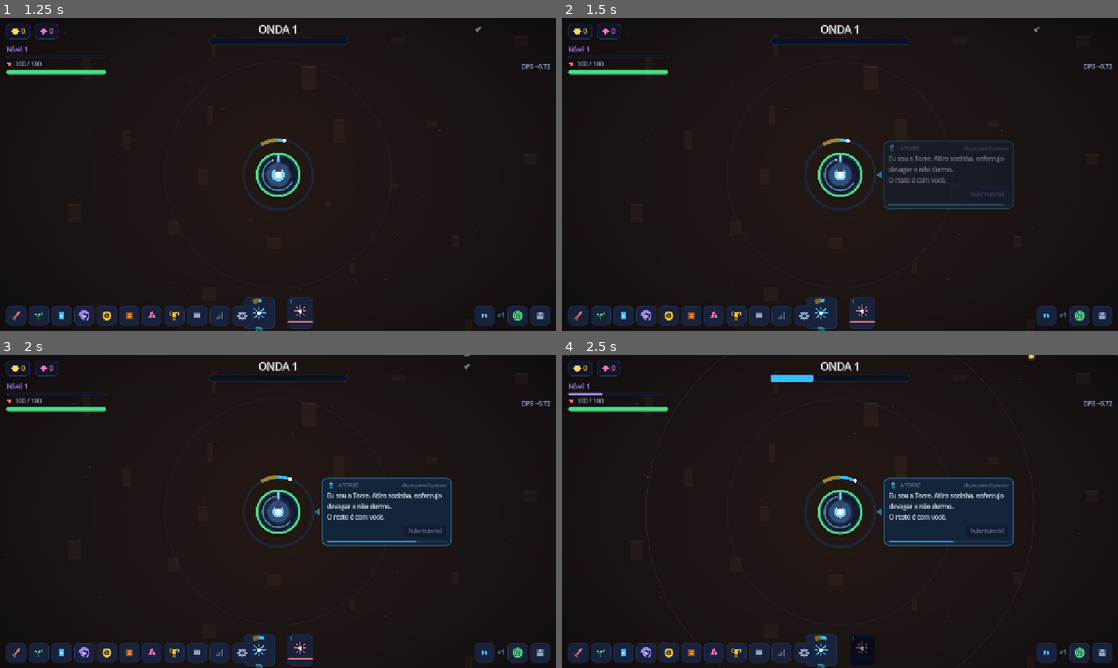
Above: before the commit, frames 1-4 (two rows, left to right).
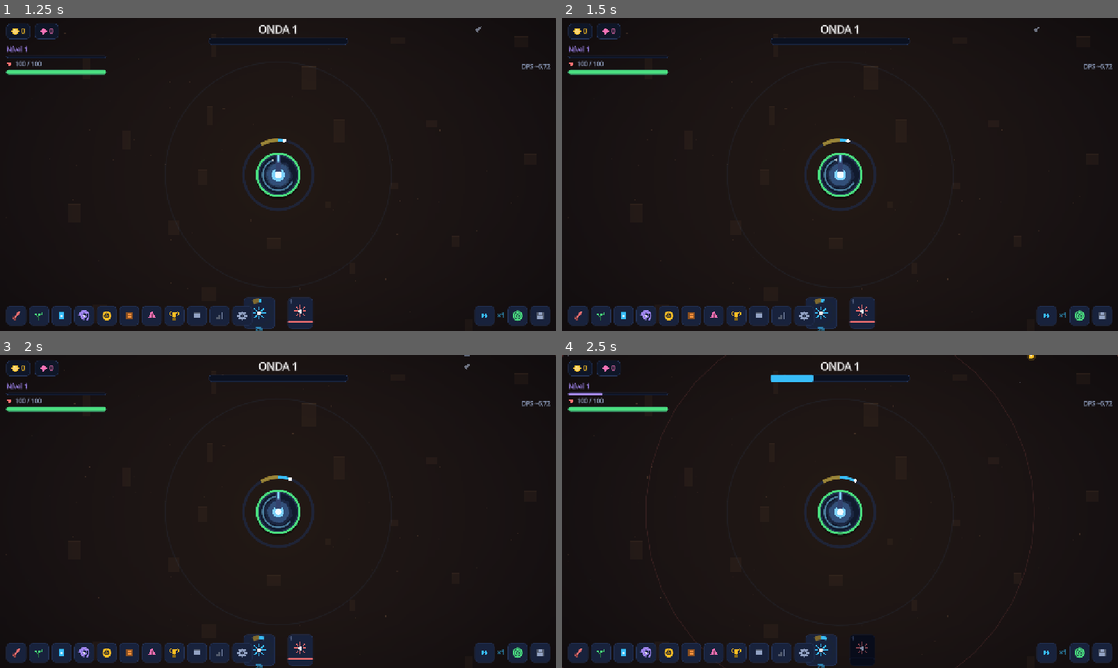
Above: after the commit, the same moments.

Repository: joabcostamd/joabcostamd
Game: Godot game, scene res://scenes/main.tscn
The game is run twice, just before and just after one commit, with the same random seed, the same clock (stepped at 60 frames per second) and the same inputs.
Inputs (mouse positions are in pixels of both pictures, inside the frame that each line leads up to):
- Up to frame 1 (1.25 s): click "COMEÇAR" at 0.5 s
- Up to frame 2 (1.5 s): click (823, 312) at 1.25 s
- Up to frame 3 (2 s): no input
- Up to frame 4 (2.5 s): click "1" at 2 s

Frame 1 is identical in both runs. In frame 2, 1.3% of the frame differs, in the area x 56-82%, y 39-62%; in frame 3, 5.1%; in frame 4, 5.1%.

Commit message:
ci: portoes de qualidade do Torre Eterna no GitHub Actions
Baixa o Godot 4.4.1 headless e roda os seis portoes a cada push que toque
o jogo: compilacao, contrato de dados, 191 testes, desempenho com 500
inimigos, verificacao estrutural do kit e 1h de soak com invariantes.
O contrato e o bloco ===STATUS=== PASS, nao o exit code do Godot.

Co-Authored-By: Claude Opus 5 <noreply@anthropic.com>
Claude-Session: https://claude.ai/code/session_01KjywRohvpoYfEskZwwMkww

Diff:
--- a/torre-eterna/scripts/audio/music.gd
+++ b/torre-eterna/scripts/audio/music.gd
@@ -57,27 +57,35 @@
 		out.append("arpejo_" + str(t))
 	return out
 
-## Gera um banco. Chamado aos poucos pelo motor, nunca em bloco.
+## Guarda um banco já sintetizado (o motor gera em fatias e entrega aqui).
+func definir_banco(nome: String, fluxo: AudioStreamWAV) -> void:
+	if fluxo != null:
+		bancos[nome] = fluxo
+
+## Caminho simples, sem fatiar — usado por testes e ferramentas.
 func gerar_banco(nome: String) -> void:
 	if bancos.has(nome):
 		return
-	bancos[nome] = _receita_banco(nome)
-
-func _receita_banco(nome: String) -> AudioStreamWAV:
+	var r := receita_banco(nome)
+	bancos[nome] = Synth.som(r.get("camadas", []), float(r.get("pico", 0.85)))
+
+## Receita de um instrumento: camadas + normalização. Tudo em uma oitava de
+## referência; o resto é `pitch_scale`.
+func receita_banco(nome: String) -> Dictionary:
 	if nome == "perc":
-		return Synth.som([
+		return _r([
 			{"onda": "senoide", "f0": 150.0, "f1": 46.0, "curva": 0.5, "dur": 0.24,
 			 "atk": 0.001, "dec": 0.18, "rel": 0.05, "sat": 0.35, "vol": 0.9},
 			{"onda": "ruido", "dur": 0.045, "atk": 0.0005, "dec": 0.035, "rel": 0.008,
 			 "lp0": 3200.0, "lp1": 800.0, "vol": 0.3},
 		], 0.9)
 	if nome == "hat":
-		return Synth.som([
+		return _r([
 			{"onda": "ruido", "dur": 0.05, "atk": 0.0008, "dec": 0.038, "rel": 0.01,
 			 "lp0": 13000.0, "lp1": 6000.0, "vol": 0.5},
 		], 0.6)
 	if nome == "pad":
-		return Synth.som([
+		return _r([
 			{"onda": "triangulo", "f0": Synth.freq(REF_PAD), "dur": 3.0, "vozes": 3,
 			 "detune": 0.17, "atk": 0.8, "dec": 0.7, "sus": 0.55, "rel": 1.3,
 			 "lp0": 900.0, "lp1": 1800.0, "vol": 0.6},
@@ -89,20 +97,34 @@
 	var papel := str(partes[0])
 	var timbre: String = str(partes[1]) if partes.size() > 1 else "senoide"
 	if papel == "baixo":
-		return Synth.som([
+		return _r([
 			{"onda": timbre, "f0": Synth.freq(REF_BAIXO), "dur": 0.55, "vozes": 2,
 			 "detune": 0.09, "atk": 0.006, "dec": 0.3, "sus": 0.35, "rel": 0.2,
 			 "lp0": 1100.0, "lp1": 380.0, "sat": 0.35, "vol": 0.85},
 			{"onda": "senoide", "f0": Synth.freq(REF_BAIXO - 12.0), "dur": 0.5,
 			 "atk": 0.004, "dec": 0.28, "sus": 0.25, "rel": 0.18, "vol": 0.5},
 		], 0.85)
-	return Synth.som([
+	return _r([
 		{"onda": timbre, "f0": Synth.freq(REF_ARPEJO), "dur": 0.32, "atk": 0.003,
 		 "dec": 0.2, "sus": 0.1, "rel": 0.11, "lp0": 5200.0, "lp1": 2600.0, "vol": 0.6},
 	], 0.7)
 
+static func _r(camadas: Array, pico: float) -> Dictionary:
+	return {"camadas": camadas, "pico": pico}
+
+## O banco do timbre da era, ou o que já existir — a trilha nunca espera.
+func banco(papel: String) -> String:
+	var alvo := papel + "_" + _timbre
+	if bancos.has(alvo):
+		return alvo
+	for t in TIMBRES:
+		var alt: String = papel + "_" + str(t)
+		if bancos.has(alt):
+			return alt
+	return ""
+
 func pronta() -> bool:
-	return bancos.has("perc") and bancos.has("pad") and bancos.has("baixo_" + _timbre)
+	return bancos.has("perc") and banco("baixo") != ""
 
 ## ------------------------------------------------------------------ vozes
 
@@ -205,10 +227,10 @@
 		bate_baixo = no_compasso % 4 == 0
 	if bate_baixo:
 		var grau: int = 0 if no_compasso == 0 else int(_escala[(compasso + no_compasso / 8) % _escala.size()])
-		_nota("baixo_" + _timbre, REF_BAIXO, float(_raiz + grau), -9.0, 1.0)
+		_nota(banco("baixo"), REF_BAIXO, float(_raiz + grau), -9.0, 1.0)
 		if _chefe and no_compasso == 8:
 			# trítono do baixo: a dissonância que avisa que hoje é diferente
-			_nota("baixo_" + _timbre, REF_BAIXO, float(_raiz + 6), -14.0, 1.0)
+			_nota(banco("baixo"), REF_BAIXO, float(_raiz + 6), -14.0, 1.0)
 
 	# --- percussão ---
 	if camadas >= 2:
@@ -223,7 +245,7 @@
 		if passa:
 			var i: int = (no_compasso + compasso) % _escala.size()
 			var oitava: int = 12 if (no_compasso % 8) == 6 else 0
-			_nota("arpejo_" + _timbre, REF_ARPEJO, float(_raiz + 24 + int(_escala[i]) + oitava), -17.0, 1.0)
+			_nota(banco("arpejo"), REF_ARPEJO, float(_raiz + 24 + int(_escala[i]) + oitava), -17.0, 1.0)
 
 	# --- pad: um acorde por compasso ---
 	if camadas >= 4 and no_compasso == 0:
@@ -236,7 +258,7 @@
 	# --- contracanto: só quando o campo está cheio ---
 	if camadas >= 5 and (no_compasso == 4 or no_compasso == 11) and _rng.randf() < 0.7:
 		var g: int = int(_escala[_rng.randi() % _escala.size()])
-		_nota("arpejo_" + _timbre, REF_ARPEJO, float(_raiz + 36 + g), -21.0, 1.0)
+		_nota(banco("arpejo"), REF_ARPEJO, float(_raiz + 36 + g), -21.0, 1.0)
 
 func _nota(banco: String, ref_midi: float, midi: float, db: float, tempero: float) -> void:
 	var fluxo: AudioStreamWAV = bancos.get(banco, null)
--- a/torre-eterna/scripts/audio/synth.gd
+++ b/torre-eterna/scripts/audio/synth.gd
@@ -113,37 +113,30 @@
 
 ## ------------------------------------------------------------ render (uma vez)
 
+## Quantas amostras uma mistura ocupa (a camada que termina mais tarde manda).
+static func amostras_totais(camadas: Array) -> int:
+	var total := 0
+	for item in camadas:
+		var r: Dictionary = item
+		var off: int = int(maxf(0.0, float(r.get("atraso", 0.0))) * float(TAXA))
+		total = maxi(total, off + maxi(1, int(maxf(0.005, float(r.get("dur", 0.2))) * float(TAXA))))
+	return total
+
 ## Uma receita -> amostras mono em ponto flutuante.
 static func render(r: Dictionary) -> PackedFloat32Array:
 	var st := preparar(r)
 	avancar(st, int(st["n"]))
 	return st["buf"]
 
-## Soma várias receitas, cada uma no seu `atraso`.
+## Soma várias receitas, cada uma no seu `atraso`, num buffer só.
 static func mixar(camadas: Array) -> PackedFloat32Array:
-	var bufs: Array = []
+	var out := PackedFloat32Array()
+	out.resize(amostras_totais(camadas))
 	for item in camadas:
 		var r: Dictionary = item
-		bufs.append(render(r))
-	return juntar(camadas, bufs)
-
-## Junta buffers já prontos respeitando o `atraso` de cada receita.
-static func juntar(camadas: Array, bufs: Array) -> PackedFloat32Array:
-	var total := 0
-	var offs: Array = []
-	for i in camadas.size():
-		var r: Dictionary = camadas[i]
-		var b: PackedFloat32Array = bufs[i]
 		var off: int = int(maxf(0.0, float(r.get("atraso", 0.0))) * float(TAXA))
-		offs.append(off)
-		total = maxi(total, off + b.size())
-	var out := PackedFloat32Array()
-	out.resize(total)
-	for i in bufs.size():
-		var b: PackedFloat32Array = bufs[i]
-		var off: int = int(offs[i])
-		for k in b.size():
-			out[off + k] += b[k]
+		var st := preparar(r, out, off)
+		avancar(st, int(st["n"]))
 	return out
 
 ## Atalho: lista de receitas -> AudioStreamWAV pronto.
@@ -153,11 +146,18 @@
 ## ------------------------------------------------------- render (fatiado)
 
 ## Estado de render de UMA receita. `avancar` come pedaços dele.
-static func preparar(r: Dictionary) -> Dictionary:
+## `saida`/`deslocamento` deixam a camada escrever direto na mistura final —
+## assim não existe passe extra de soma no fim.
+static func preparar(r: Dictionary, saida: PackedFloat32Array = PackedFloat32Array(),
+		deslocamento: int = 0) -> Dictionary:
 	var dur: float = maxf(0.005, float(r.get("dur", 0.2)))
 	var n: int = maxi(1, int(dur * float(TAXA)))
-	var buf := PackedFloat32Array()
-	buf.resize(n)
+	var buf := saida
+	var off := deslocamento
+	if buf.size() < off + n:
+		buf = PackedFloat32Array()
+		buf.resize(n)
+		off = 0
 
 	var vozes: int = clampi(int(r.get("vozes", 1)), 1, 8)
 	var detune: float = float(r.get("detune", 0.0))
@@ -179,7 +179,7 @@
 	rng.seed = int(r.get("semente", 20260903))
 
 	return {
-		"buf": buf, "n": n, "i": 0, "dur": dur, "passo": passo,
+		"buf": buf, "off": off, "n": n, "i": 0, "dur": dur, "passo": passo,
 		"codigo": codigo_onda(str(r.get("onda", "senoide"))),
 		"f0": f0, "f1": float(r.get("f1", f0)), "curva": float(r.get("curva", 1.0)),
 		"vozes": vozes, "razoes": razoes, "fases": fases,
@@ -205,6 +205,7 @@
 	var fim: int = mini(n, i + maxi(BLOCO, quantas))
 
 	var buf: PackedFloat32Array = st["buf"]
+	var off: int = int(st["off"])
 	var fases: PackedFloat32Array = st["fases"]
 	var razoes: PackedFloat32Array = st["razoes"]
 	var rng: RandomNumberGenerator = st["rng"]
@@ -299,7 +300,7 @@
 			var g := 1.0 + sat * 5.0
 			v = (v * g) / (1.0 + absf(v * g))
 
-		buf[i] = v * env * vol
+		buf[off + i] += v * env * vol
 		f += df
 		i += 1
 
@@ -327,71 +328,100 @@
 
 ## Amostras -> AudioStreamWAV (16 bits, mono, normalizado, com fade anti-clique).
 static func wav(buf: PackedFloat32Array, pico: float = 0.85) -> AudioStreamWAV:
+	var n := buf.size()
+	var maxv := 0.0
+	for i in n:
+		maxv = maxf(maxv, absf(buf[i]))
+	var bytes := PackedByteArray()
+	bytes.resize(n * 2)
+	var g: float = 1.0 if maxv <= 0.0001 else pico / maxv
+	codificar(buf, bytes, 0, n, g)
+	return montar(bytes)
+
+## Converte um trecho de amostras em bytes de 16 bits, com fade nas pontas.
+static func codificar(buf: PackedFloat32Array, bytes: PackedByteArray, de: int, ate: int, ganho: float) -> void:
+	var n := buf.size()
+	var fade: int = maxi(1, mini(n, int(0.004 * float(TAXA))))
+	var ini: int = maxi(1, mini(n, int(0.001 * float(TAXA))))
+	for i in range(de, mini(ate, n)):
+		var v := buf[i] * ganho
+		if i < ini:
+			v *= float(i) / float(ini)
+		if i >= n - fade:
+			v *= float(n - i) / float(fade)
+		bytes.encode_s16(i * 2, int(clampf(v, -1.0, 1.0) * 32767.0))
+
+static func montar(bytes: PackedByteArray) -> AudioStreamWAV:
 	var w := AudioStreamWAV.new()
 	w.format = AudioStreamWAV.FORMAT_16_BITS
 	w.mix_rate = TAXA
 	w.stereo = false
 	w.loop_mode = AudioStreamWAV.LOOP_DISABLED
-	var n := buf.size()
-	if n <= 0:
-		w.data = PackedByteArray()
-		return w
-
-	var maxv := 0.0
-	for i in n:
-		maxv = maxf(maxv, absf(buf[i]))
-	var g: float = 1.0 if maxv <= 0.0001 else pico / maxv
-	var fade: int = maxi(1, mini(n, int(0.004 * float(TAXA))))
-	var ini: int = maxi(1, mini(n, int(0.001 * float(TAXA))))
-
-	var bytes := PackedByteArray()
-	bytes.resize(n * 2)
-	for i in n:
-		var v := buf[i] * g
-		if i < ini:
-			v *= float(i) / float(ini)
-		if i >= n - fade:
-			v *= float(n - i) / float(fade)
-		bytes.encode_s16(i * 2, int(clampf(v, -1.0, 1.0) * 32767.0))
 	w.data = bytes
 	return w
 
 ## ---------------------------------------------------------------- fábrica
 
-## Gera um som em fatias, para o motor consumir dentro de um orçamento de
-## milissegundos por quadro. Um som de dois segundos não trava quadro nenhum.
+## Gera um som em fatias, dentro de um orçamento de milissegundos por quadro.
+## Nenhuma etapa — render, normalização ou escrita — roda inteira de uma vez,
+## então nem um som de dois segundos custa um quadro perdido.
 class Fabrica extends RefCounted:
-	var camadas: Array
+	enum { RENDER, PICO, ESCRITA, FIM }
+
 	var pico: float
+	var buf := PackedFloat32Array()
+	var bytes := PackedByteArray()
 	var estados: Array = []
-	var bufs: Array = []
-	var atual := 0
+	var camada := 0
+	var fase := RENDER
+	var cursor := 0
+	var maxv := 0.0
+	var ganho := 1.0
+	var n := 0
 	var pronto := false
 	var resultado: AudioStreamWAV = null
 
-	func _init(lista: Array, pico_norm: float = 0.85) -> void:
-		camadas = lista
+	func _init(camadas: Array, pico_norm: float = 0.85) -> void:
 		pico = pico_norm
-		for r in camadas:
-			estados.append(Synth.preparar(r))
-
-	## Trabalha `amostras` amostras. Devolve true quando o WAV ficou pronto.
+		n = Synth.amostras_totais(camadas)
+		buf.resize(n)
+		for item in camadas:
+			var r: Dictionary = item
+			var off: int = int(maxf(0.0, float(r.get("atraso", 0.0))) * float(Synth.TAXA))
+			estados.append(Synth.preparar(r, buf, off))
+
+	## Trabalha ~`amostras` amostras. Devolve true quando o WAV ficou pronto.
 	func avancar(amostras: int) -> bool:
-		if pronto:
-			return true
-		if atual >= estados.size():
-			_finalizar()
-			return true
-		var st: Dictionary = estados[atual]
-		if Synth.avancar(st, amostras):
-			bufs.append(st["buf"])
-			atual += 1
-			if atual >= estados.size():
-				_finalizar()
+		var quantas := maxi(64, amostras)
+		match fase:
+			RENDER:
+				if camada >= estados.size():
+					fase = PICO
+					return false
+				var st: Dictionary = estados[camada]
+				if Synth.avancar(st, quantas):
+					camada += 1
+					if camada >= estados.size():
+						fase = PICO
+						cursor = 0
+			PICO:
+				var ate: int = mini(n, cursor + quantas * 6)
+				while cursor < ate:
+					maxv = maxf(maxv, absf(buf[cursor]))
+					cursor += 1
+				if cursor >= n:
+					ganho = 1.0 if maxv <= 0.0001 else pico / maxv
+					bytes.resize(n * 2)
+					cursor = 0
+					fase = ESCRITA
+			ESCRITA:
+				var ate2: int = mini(n, cursor + quantas * 4)
+				Synth.codificar(buf, bytes, cursor, ate2, ganho)
+				cursor = ate2
+				if cursor >= n:
+					resultado = Synth.montar(bytes)
+					pronto = true
+					fase = FIM
+					estados.clear()
+					buf = PackedFloat32Array()
 		return pronto
-
-	func _finalizar() -> void:
-		resultado = Synth.wav(Synth.juntar(camadas, bufs), pico)
-		pronto = true
-		estados.clear()
-		bufs.clear()
--- a/torre-eterna/scripts/ui/tutorial.gd
+++ b/torre-eterna/scripts/ui/tutorial.gd
@@ -9,10 +9,10 @@
 ##
 ## Adicionado pelo `main` dentro da camada de UI, acima do HUD.
 
-const DURACAO := 2.2              ## segundos que um balão fica na tela
-const ESPERA_ENTRE := 0.4         ## respiro entre um balão e o próximo
-const ATRASO_INICIAL := 1.0       ## deixa o jogador ver a torre atirar antes
-const LARGURA := 300.0
+const DURACAO := 9.5              ## segundos que um balão fica na tela
+const ESPERA_ENTRE := 5.0         ## respiro entre um balão e o próximo
+const ATRASO_INICIAL := 5.0       ## deixa o jogador ver a torre atirar antes
+const LARGURA := 330.0
 
 ## A sequência. `alvo` é uma região da tela; `id` é o que fica salvo.
 const PASSOS := [
@@ -107,6 +107,9 @@
 	if jogo == null or not jogo.iniciado:
 		return
 	if _passo_atual != "":
+		# painel, evento ou pausa entrou na frente: some e tenta de novo depois
+		if _ocupado():
+			_recolher()
 		return
 	_espera -= dt
 	if _espera > 0.0:
@@ -123,18 +126,26 @@
 	_mostrar(passo)
 
 ## Nada de balão por cima de painel aberto, janela de evento ou pausa.
-func _pode_falar() -> bool:
-	var est := _estado()
-	if bool(est["completo"]):
-		return false
+func _ocupado() -> bool:
 	if jogo.pausado or not bool(jogo.s["torre"]["viva"]):
-		return false
+		return true
 	if gerente != null and is_instance_valid(gerente):
 		if str(gerente.atual) != "":
-			return false
+			return true
 		if "dialogo" in gerente and gerente.dialogo != null and is_instance_valid(gerente.dialogo):
-			return false
-	return true
+			return true
+	return false
+
+func _pode_falar() -> bool:
+	if bool(_estado()["completo"]):
+		return false
+	return not _ocupado()
+
+## Tira o balão da tela sem marcar como visto — ele volta na próxima brecha.
+func _recolher() -> void:
+	_passo_atual = ""
+	_espera = ESPERA_ENTRE
+	_sumir()
 
 func _estado() -> Dictionary:
 	var s: Dictionary = jogo.s
@@ -361,7 +372,7 @@
 	match nome:
 		"moedas": return Rect2(14, 12, 240, 38)
 		"vitais": return Rect2(14, 58, 236, 120)
-		"onda": return Rect2(tam.x * 0.5 - 150.0, 10, 300, 72)
+		"onda": return Rect2(tam.x * 0.5 - 150.0, 10, 300, 108)
 		"habilidades": return Rect2(tam.x * 0.5 - 200.0, tam.y - 84.0, 400, 62)
 		"menu": return Rect2(14, tam.y - 58.0, 320, 44)
 		"acoes": return Rect2(tam.x - 240.0, tam.y - 58.0, 226, 44)
Not shown, added: .github/workflows/torre-eterna.yml
